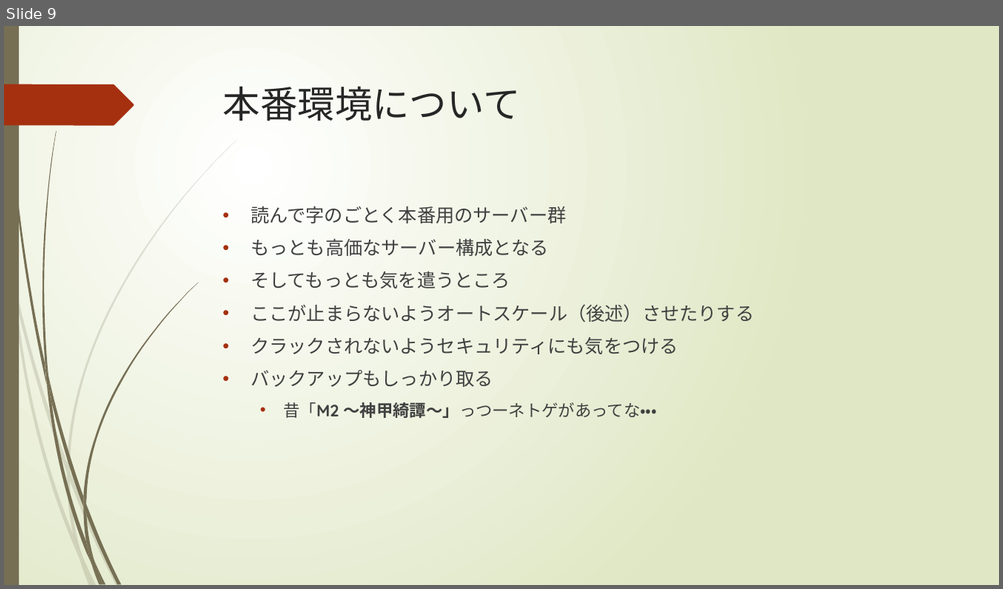
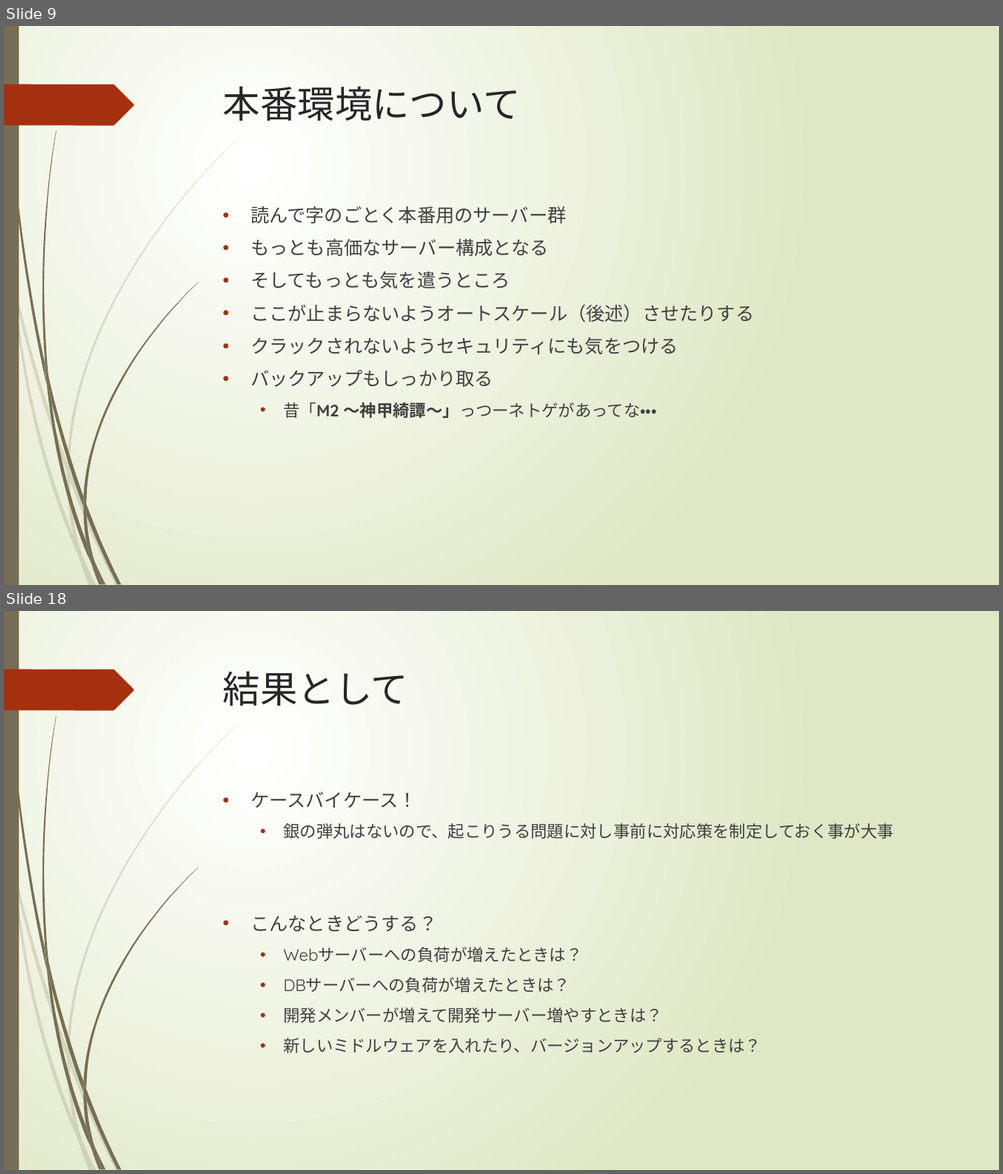
Before and after one commit to gallu/SchoolGameServer, a slide deck: Lessons/lesson9/docs/Lesson9.pptx. Shown one above the other, each under a label of ours: slide 9 before the commit, slides 9 and 18 after it; the slides between them are not shown. The pictures are 1003x589 and 1003x1174 pixels, drawn with LibreOffice and Linux fonts; fonts in the diff are those of the drawing. Boxes give left, top, right and bottom in pixels: in the first picture for what was removed or moved away, otherwise in the second. Text is boxed around its words. In the diff, an @@ line names an element or a change of style, - is before the commit and + after.

```diff
--- a/Lessons/lesson9/docs/Lesson9.pptx
+++ b/Lessons/lesson9/docs/Lesson9.pptx
@@ slide 18 added at (4,611,999,1170), background gradient #FFFFFF to #DFE8C4; not listed: 24 template elements that a slide beside it also shows @@
@@ title added at (223,671,408,706), 36 pt, text #262626 @@
+結果として
@@ text added at (250,792,893,1054), 16 pt, text #404040 @@
+• ケースバイケース！
+  • 銀の弾丸はないので、起こりうる問題に対し事前に対応策を制定しておく事が大事
+• こんなときどうする？
+  • Webサーバーへの負荷が増えたときは？
+  • DBサーバーへの負荷が増えたときは？
+  • 開発メンバーが増えて開発サーバー増やすときは？
+  • 新しいミドルウェアを入れたり、バージョンアップするときは？
```
Also in this commit, not shown: 1 slide changed, 8 other slides added.
